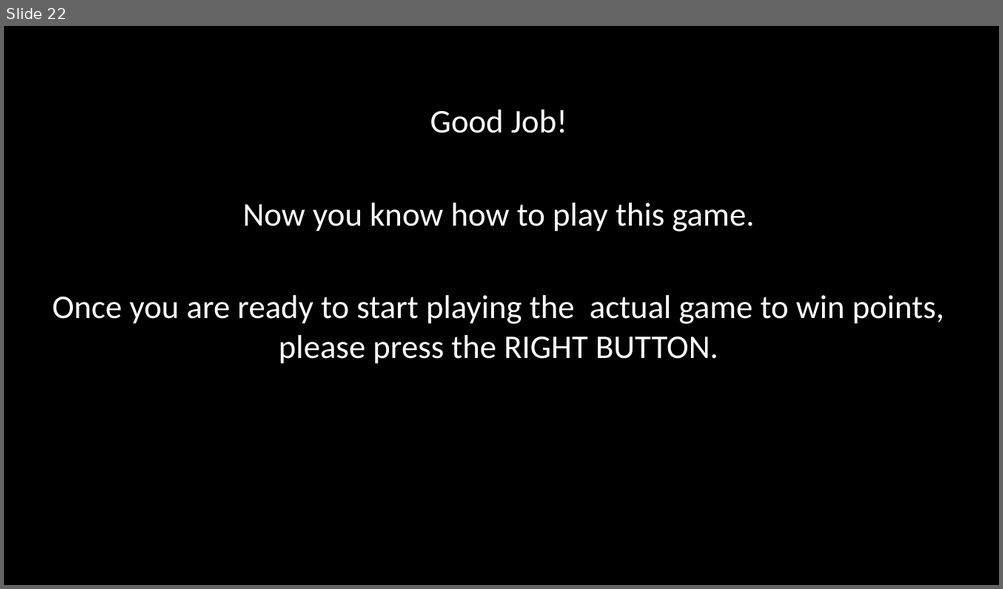
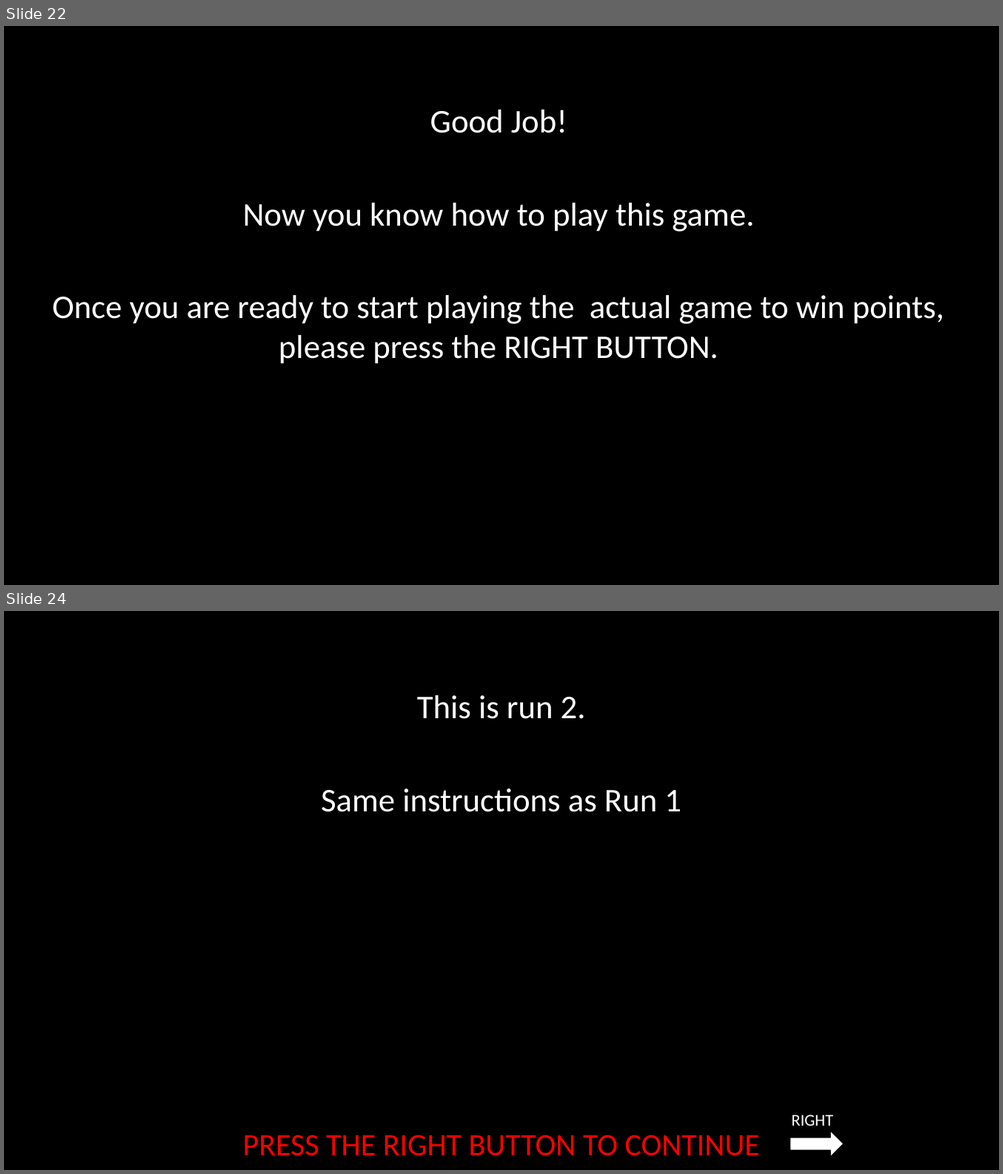
Before and after one commit to laureate-institute-for-brain-research/StimToolOnline, a slide deck: public/js/tasks/horizon/media/horizonInstructions_RSS.pptx. Shown one above the other, each under a label of ours: slide 22 before the commit, slides 22 and 24 after it; the slides between them are not shown. The pictures are 1003x589 and 1003x1174 pixels, drawn with LibreOffice and Linux fonts; fonts in the diff are those of the drawing. Boxes give left, top, right and bottom in pixels: in the first picture for what was removed or moved away, otherwise in the second. Text is boxed around its words. In the diff, an @@ line names an element or a change of style, - is before the commit and + after.

```diff
--- a/public/js/tasks/horizon/media/horizonInstructions_RSS.pptx
+++ b/public/js/tasks/horizon/media/horizonInstructions_RSS.pptx
@@ slide 24 added at [4, 611, 999, 1170], background #000000 @@
@@ text added at [321, 695, 681, 812], 32 pt, text #FFFFFF @@
+This is run 2.
+Same instructions as Run 1
@@ text added at [791, 1115, 834, 1126], 16 pt, text #FFFFFF @@
+RIGHT
@@ text added at [243, 1135, 760, 1156], 30 pt, text #FF0000 @@
+PRESS THE RIGHT BUTTON TO CONTINUE
@@ right arrow added at [791, 1133, 842, 1156], fill #FFFFFF @@
```
Also in this commit, not shown: 1 other slide added, 7 other files.
